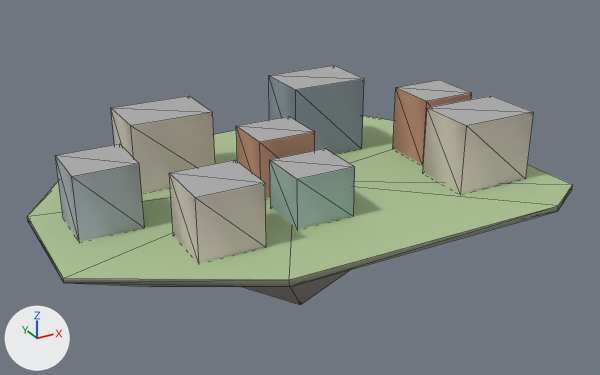
Before and after pictures for a commit that changed the glTF model godot_project/remake/sky/islands/SKY-019.lod2.glb.
One viewpoint serves both versions: a camera (50 mm lens) standing at (-120.0, -218.4, 107.0) and looking at (1.1, 1.7, -3.0). The lights are fixed; the arrows at lower left show +X, +Y and +Z. The picture after the commit comes second. Mesh edges are drawn as thin lines. Vertices at exactly the same position are counted once.

Names of what the first picture shows: 'buildings', 'deck', 'rock'.
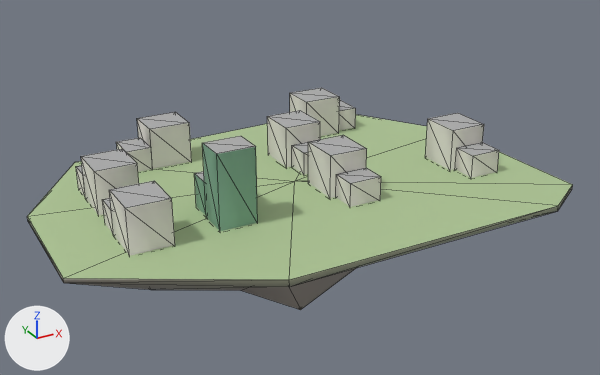
Changed parts and their boxes [x1, y1, x2, y2] in the pictures (600 x 375 px; the box of a moved part takes in the faces that stretch with it):
'buildings', reshaped (12% narrower, 15% shorter): before [55, 65, 534, 263]; after [76, 88, 499, 256]
part 1 of me_buildings, moved or reshaped: before [169, 160, 266, 263]; after [203, 136, 258, 231]
part 2 of me_buildings, moved or reshaped: before [236, 116, 315, 198]; after [194, 171, 206, 215]
part 3 of me_buildings, moved or reshaped: before [270, 149, 355, 229]; after [308, 135, 367, 198]
part 4 of me_buildings, moved or reshaped: before [423, 96, 534, 194]; after [336, 168, 381, 207]
part 5 of me_buildings, moved or reshaped: before [55, 144, 145, 241]; after [109, 181, 175, 256]
part 6 of me_buildings, moved or reshaped: before [111, 96, 215, 193]; after [102, 198, 114, 235]
part 7 of me_buildings, moved or reshaped: before [393, 80, 472, 165]; after [425, 113, 484, 170]
part 8 of me_buildings, moved or reshaped: before [269, 65, 364, 154]; after [455, 142, 499, 178]
part 9 of me_buildings, added: after [267, 110, 320, 167]
part 10 of me_buildings, added: after [292, 142, 308, 175]
part 11 of me_buildings, added: after [81, 149, 139, 215]
part 12 of me_buildings, added: after [76, 165, 86, 198]
part 13 of me_buildings, added: after [290, 88, 340, 136]
part 14 of me_buildings, added: after [339, 100, 356, 130]
part 15 of me_buildings, added: after [116, 112, 192, 172]

The change in detail:
me_buildings is used by ob_buildings; location (0.0, 0.0, 0.0).
me_buildings had 64 vertices, 80 faces and spanned x -74.2..66.8, y -35.1..35.9, z -0.5..25.6.
me_buildings now has 127 vertices, 160 faces and spans x -64.6..61.9, y -24.6..46.8, z -0.5..23.7.
me_buildings part 1: the loose piece of 8 vertices spanning x -49.7..-29.7, y -35.1..-16.1, z -0.5..19.0 is scaled about its middle by (0.6, 0.526, 1.24), then moved by (8.4, 9.9, 2.4).
me_buildings part 2: the loose piece of 8 vertices spanning x -17.2..1.8, y -6.6..10.4, z -0.5..18.9 is scaled about its middle by (0.737, 0.529, 0.588), then moved by (-22.1, -8.1, -4.0).
me_buildings part 3: the loose piece of 8 vertices spanning x -17.2..1.8, y -30.1..-13.1, z -0.5..15.6 is scaled about its middle by (0.684, 0.824, 0.91), then moved by (16.2, 12.5, -0.7).
me_buildings part 4: the loose piece of 8 vertices spanning x 39.8..66.8, y -33.1..-13.1, z -0.5..22.6 is scaled about its middle by (0.407, 0.425, 0.354), then moved by (-43.8, 2.7, -7.5).
me_buildings part 5: the loose piece of 8 vertices spanning x -74.2..-55.2, y -7.6..10.4, z -0.5..19.6 is scaled about its middle by (0.684, 0.778, 0.725), then moved by (6.6, -16.8, -2.8).
me_buildings part 6: the loose piece of 8 vertices spanning x -49.7..-22.7, y 15.9..35.9, z -0.5..22.6 is scaled about its middle by (0.407, 0.425, 0.354), then moved by (-22.9, -30.1, -7.5).
me_buildings part 7: the loose piece of 8 vertices spanning x 43.8..62.8, y -7.6..10.4, z -0.5..22.6 is scaled about its middle by (0.684, 0.778, 0.631), then moved by (2.1, -10.5, -4.3).
me_buildings part 8: the loose piece of 8 vertices spanning x 7.3..34.3, y 15.9..35.9, z -0.5..25.6 is scaled about its middle by (0.407, 0.425, 0.314), then moved by (35.6, -46.3, -9.0).
me_buildings part 9: the loose piece of 8 vertices spanning x 7.3..34.3, y 15.9..35.9, z -0.5..25.6 is copied, and the copy is scaled about its middle by (0.481, 0.7, 0.558), then moved by (-12.3, -6.2, -5.8); it spans x 2.0..15.0, y 12.7..26.7, z -0.5..14.1.
me_buildings part 10: the loose piece of 8 vertices spanning x -17.2..1.8, y -6.6..10.4, z -0.5..18.9 is copied, and the copy is scaled about its middle by (0.579, 0.5, 0.423), then moved by (17.2, 6.6, -5.6); it spans x 4.0..15.0, y 4.2..12.7, z -0.5..7.7.
me_buildings part 11: the loose piece of 8 vertices spanning x -74.2..-55.2, y -7.6..10.4, z -0.5..19.6 is copied, and the copy is scaled about its middle by (0.684, 0.778, 0.725), then moved by (6.6, 12.0, -2.8); it spans x -64.6..-51.6, y 6.4..20.4, z -0.5..14.1.
me_buildings part 12: the loose piece of 8 vertices spanning x -49.7..-22.7, y 15.9..35.9, z -0.5..22.6 is copied, and the copy is scaled about its middle by (0.407, 0.425, 0.354), then moved by (-22.9, -1.2, -7.5); it spans x -64.6..-53.6, y 20.4..28.9, z -0.5..7.7.
me_buildings part 13: the loose piece of 8 vertices spanning x 7.3..34.3, y 15.9..35.9, z -0.5..25.6 is copied, and the copy is scaled about its middle by (0.519, 0.65, 0.558), then moved by (7.7, 14.4, -5.8); it spans x 21.5..35.5, y 33.8..46.8, z -0.5..14.1.
me_buildings part 14: the loose piece of 8 vertices spanning x 7.3..34.3, y 15.9..35.9, z -0.5..25.6 is copied, and the copy is scaled about its middle by (0.315, 0.55, 0.314), then moved by (18.9, 15.4, -9.0); it spans x 35.5..44.0, y 35.8..46.8, z -0.5..7.7.
me_buildings part 15: a new loose piece of 15 vertices spanning x -46.7..-24.2, y 33.2..46.2, z -0.5..14.1, in mat_sky_lod_bldg.
